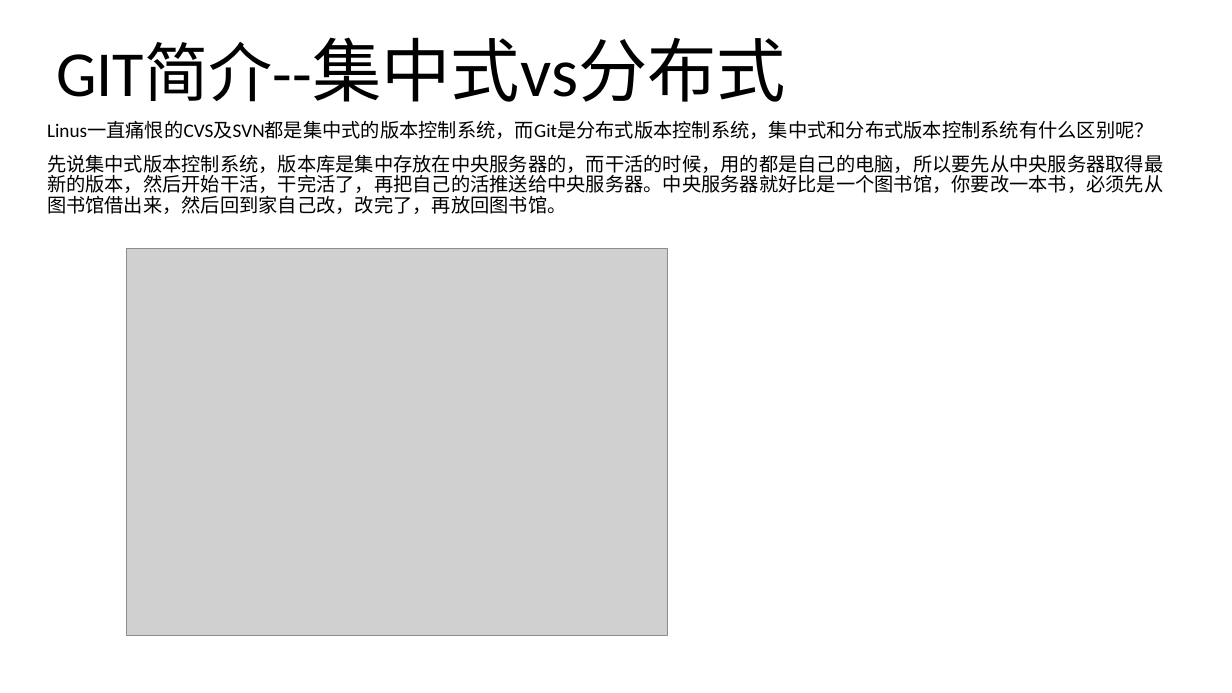
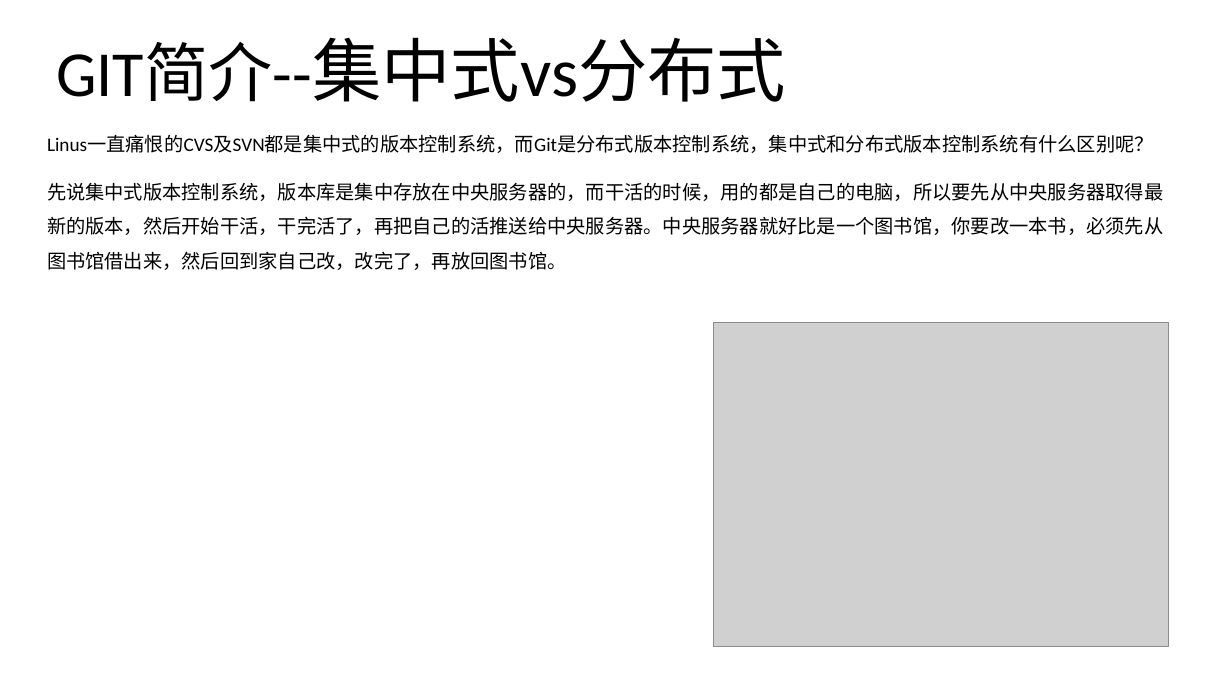
Before and after one commit to noprom/shandong, a slide deck: slide 7 of doc/ppt/git.pptx. Drawn at 1232x693 pixels with LibreOffice and Linux fonts; fonts in the diff are those of the drawing; grey boxes stand for pictures. Boxes give left, top, right and bottom in pixels: in the first picture for what was removed or moved away, otherwise in the second. Text is boxed around its words. In the diff, an @@ line names an element or a change of style, - is before the commit and + after.

```diff
--- a/doc/ppt/git.pptx
+++ b/doc/ppt/git.pptx
@@ subtitle "Linus一直痛恨的CVS及SVN都是集中式的版本控制系统，而Git是分布式版本控制系统，集中式和分布式版本控制系统有什 ..." at <box>47,135,1163,270</box>: line spacing 0.9 to 1.5 @@
@@ picture: place and size @@
-picture at <box>127,249,668,635</box>
+picture at <box>714,323,1169,647</box>
```
Also in this commit, not shown: 2 other slides changed, 4 slides added.
